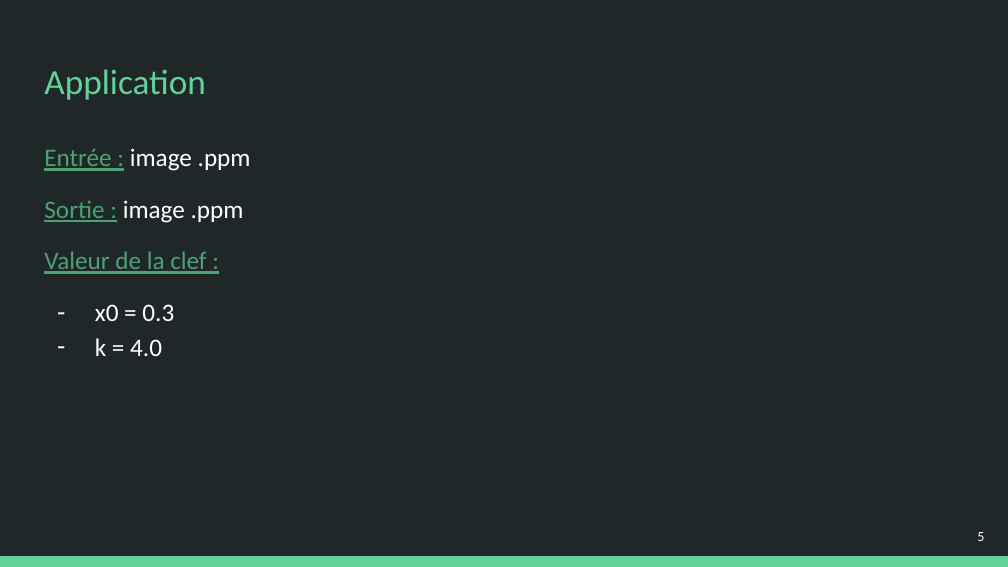
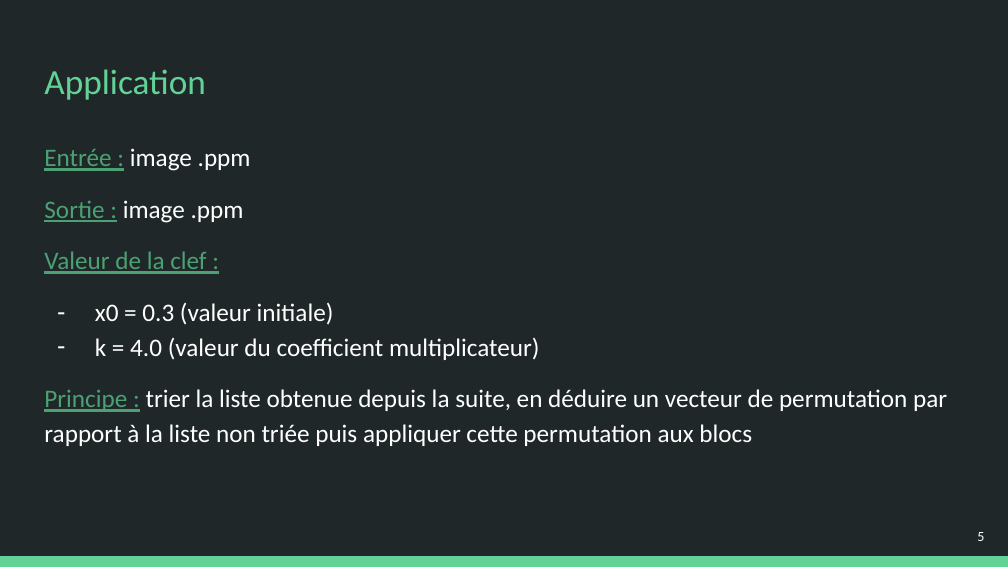
Before and after one commit to NeonVhenan/Projet_Image_IMAGINE, a slide deck: slide 5 of Présentation/Présentation_Crypto_Musée.pptx. Drawn at 1008x567 pixels with LibreOffice and Linux fonts; fonts in the diff are those of the drawing. Boxes give left, top, right and bottom in pixels: in the first picture for what was removed or moved away, otherwise in the second. Text is boxed around its words. In the diff, an @@ line names an element or a change of style, - is before the commit and + after.

```diff
--- a/Présentation/Présentation_Crypto_Musée.pptx
+++ b/Présentation/Présentation_Crypto_Musée.pptx
@@ text at <box>44,303,947,446</box>: text changed @@
-– x0 = 0.3
-– k = 4.0
+– x0 = 0.3 (valeur initiale)
+– k = 4.0 (valeur du coefficient multiplicateur)
+Principe : trier la liste obtenue depuis la suite, en déduire un vecteur de permutation par rapport à la liste non triée puis appliquer cette permutation aux blocs
```
Also in this commit, not shown: 1 slide added, 1 other file.
